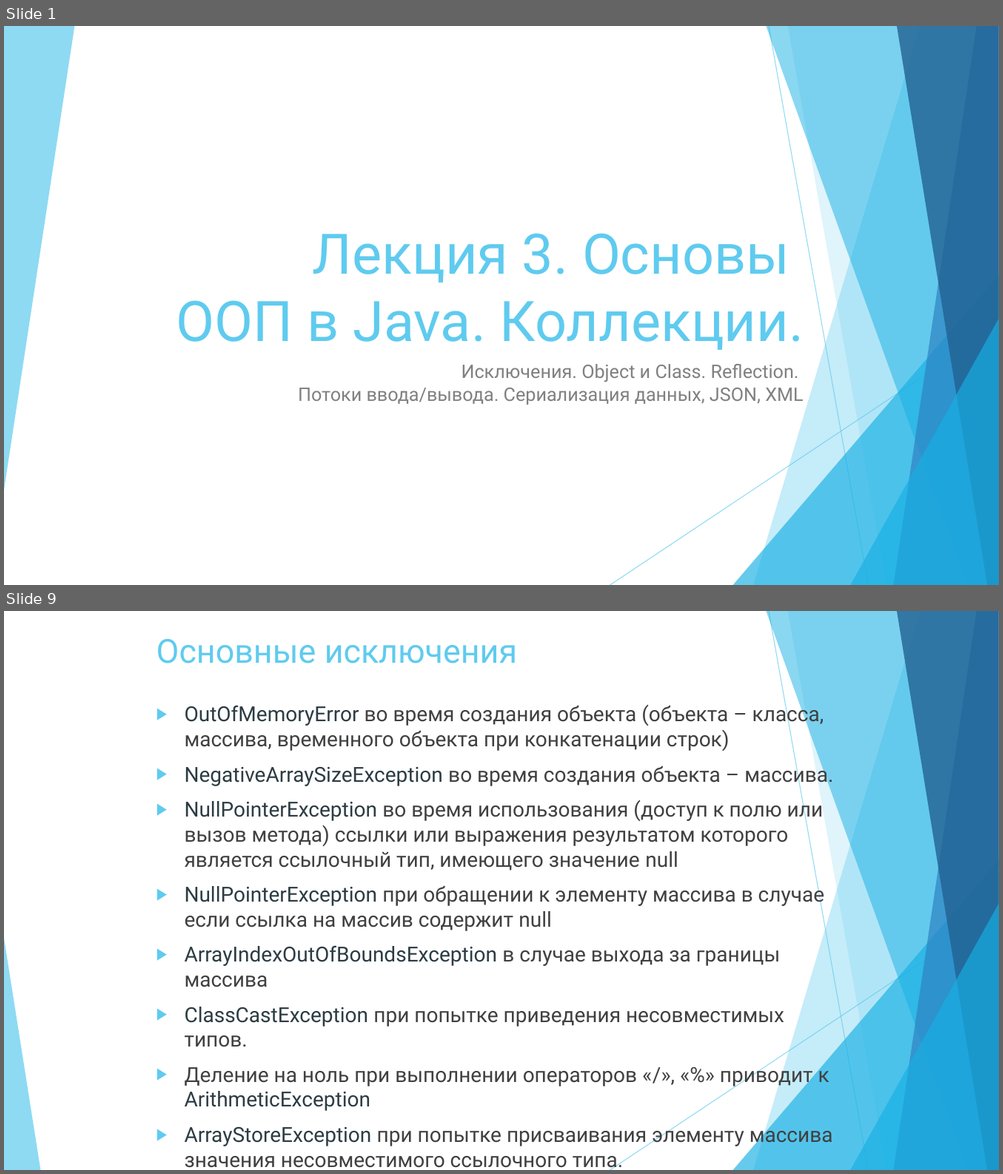
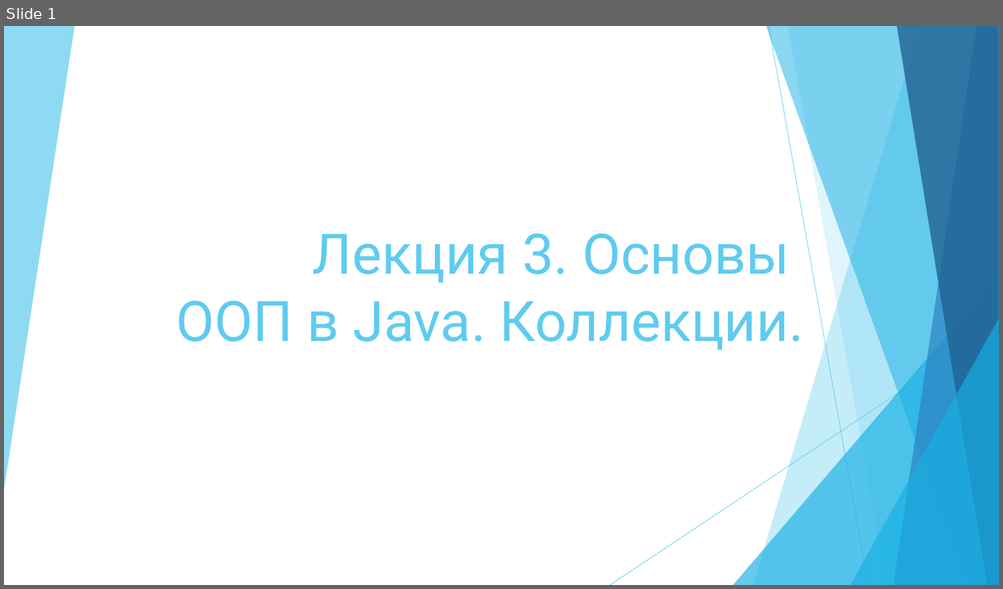
Before and after one commit to vvsirius/Presentations, a slide deck: 03. Java.pptx. Shown one above the other, each under a label of ours: slides 1 and 9 before the commit, slide 1 after it; the slides between them are not shown. The pictures are 1003x1174 and 1003x589 pixels, drawn with LibreOffice and Linux fonts; fonts in the diff are those of the drawing. Boxes give left, top, right and bottom in pixels: in the first picture for what was removed or moved away, otherwise in the second. Text is boxed around its words. In the diff, an @@ line names an element or a change of style, - is before the commit and + after.

```diff
--- a/03. Java.pptx
+++ b/03. Java.pptx
@@ slide 9 removed at bbox=[4, 611, 999, 1170], background #FFFFFF; not listed: 9 template elements that a slide beside it also shows @@
@@ title removed at bbox=[156, 638, 517, 664] @@
-Основные исключения
@@ text removed at bbox=[185, 703, 833, 1170] @@
-▶ OutOfMemoryError во время создания объекта (объекта – класса, массива, временного объекта при конкатенации строк)
-▶ NegativeArraySizeException во время создания объекта – массива.
-▶ NullPointerException во время использования (доступ к полю или вызов метода) ссылки или выражения результатом которого является ссылочный тип, имеющего значение null
-▶ NullPointerException при обращении к элементу массива в случае если ссылка на массив содержит null
-▶ ArrayIndexOutOfBoundsException в случае выхода за границы массива
-▶ ClassCastException при попытке приведения несовместимых типов.
-▶ Деление на ноль при выполнении операторов «/», «%» приводит к ArithmeticException
-▶ ArrayStoreException при попытке присваивания элементу массива значения несовместимого ссылочного типа.
@@ triangle removed at bbox=[4, 939, 40, 1170] @@
@@ slide 1 changed as well @@
@@ subtitle removed at bbox=[298, 364, 802, 405] @@
-Исключения. Object и Class. Reflection.
-Потоки ввода/вывода. Сериализация данных, JSON, XML
```
Also in this commit, not shown: 35 slides added, 37 other slides removed, 15 other files.
